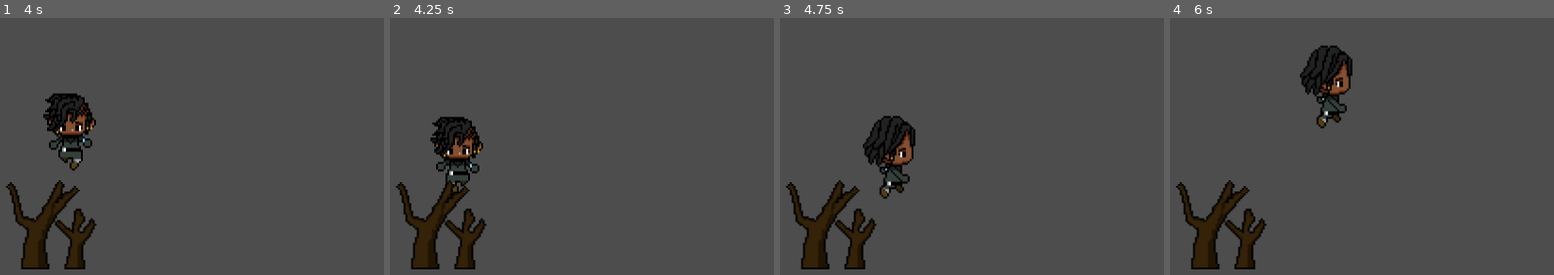
Above: before the commit, frames 1-4 (left to right).
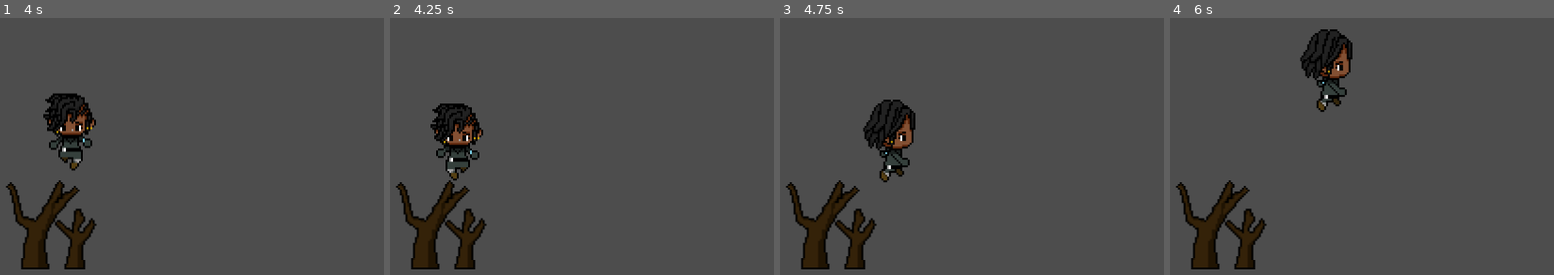
Above: after the commit, the same moments.

Repository: Nutt-Real/Venator-Force-Files
Game: Godot game, scene res://scenes/game.tscn
Same seed, same stepped clock (60 frames per second), same inputs: the game is played once before the commit and once after it.
Inputs:
- Up to frame 1 (4 s): tap Enter at 0.5 s; hold W (move_up) 0.53-2.03 s; hold A (move_left) 2.03-3.53 s; hold S (move_down) from 3.53 s (still down)
- Up to frame 2 (4.25 s): keep holding S (move_down)
- Up to frame 3 (4.75 s): release S (move_down) at 4.28 s; hold D (move_right) from 4.28 s (still down)
- Up to frame 4 (6 s): release D (move_right) at 5.03 s; hold W (move_up) 5.03-5.78 s; hold D (move_right) from 5.78 s (still down)

Frame 1 is identical in both runs. In frame 2, 2.5% of the frame differs, in the area x 10-25%, y 33-69%; in frame 3, 2.8%, in the area x 21-36%, y 31-71%; in frame 4, 2.8%.

Commit message:
Added a working collision Node

Diff:
--- a/Venator Force/scenes/game.tscn
+++ b/Venator Force/scenes/game.tscn
@@ -1,12 +1,22 @@
-[gd_scene load_steps=3 format=3 uid="uid://ue0j578fguur"]
+[gd_scene load_steps=4 format=3 uid="uid://ue0j578fguur"]
 
 [ext_resource type="PackedScene" uid="uid://qhpslquej2kb" path="res://scenes/player.tscn" id="1_uwrxv"]
 [ext_resource type="PackedScene" uid="uid://ujg5we5lbxpk" path="res://scenes/object.tscn" id="2_yqjtg"]
+
+[sub_resource type="RectangleShape2D" id="RectangleShape2D_yqjtg"]
+size = Vector2(209.5, 196.5)
 
 [node name="game" type="Node2D"]
 
 [node name="player" parent="." instance=ExtResource("1_uwrxv")]
 position = Vector2(959, 543)
+disable_mode = 2
 
 [node name="object" parent="." instance=ExtResource("2_yqjtg")]
 position = Vector2(587, 443)
+
+[node name="Collisions" type="StaticBody2D" parent="."]
+
+[node name="CollisionShape2D" type="CollisionShape2D" parent="Collisions"]
+position = Vector2(619.25, 447.75)
+shape = SubResource("RectangleShape2D_yqjtg")
Not shown, changed: Venator Force/.DS_Store
